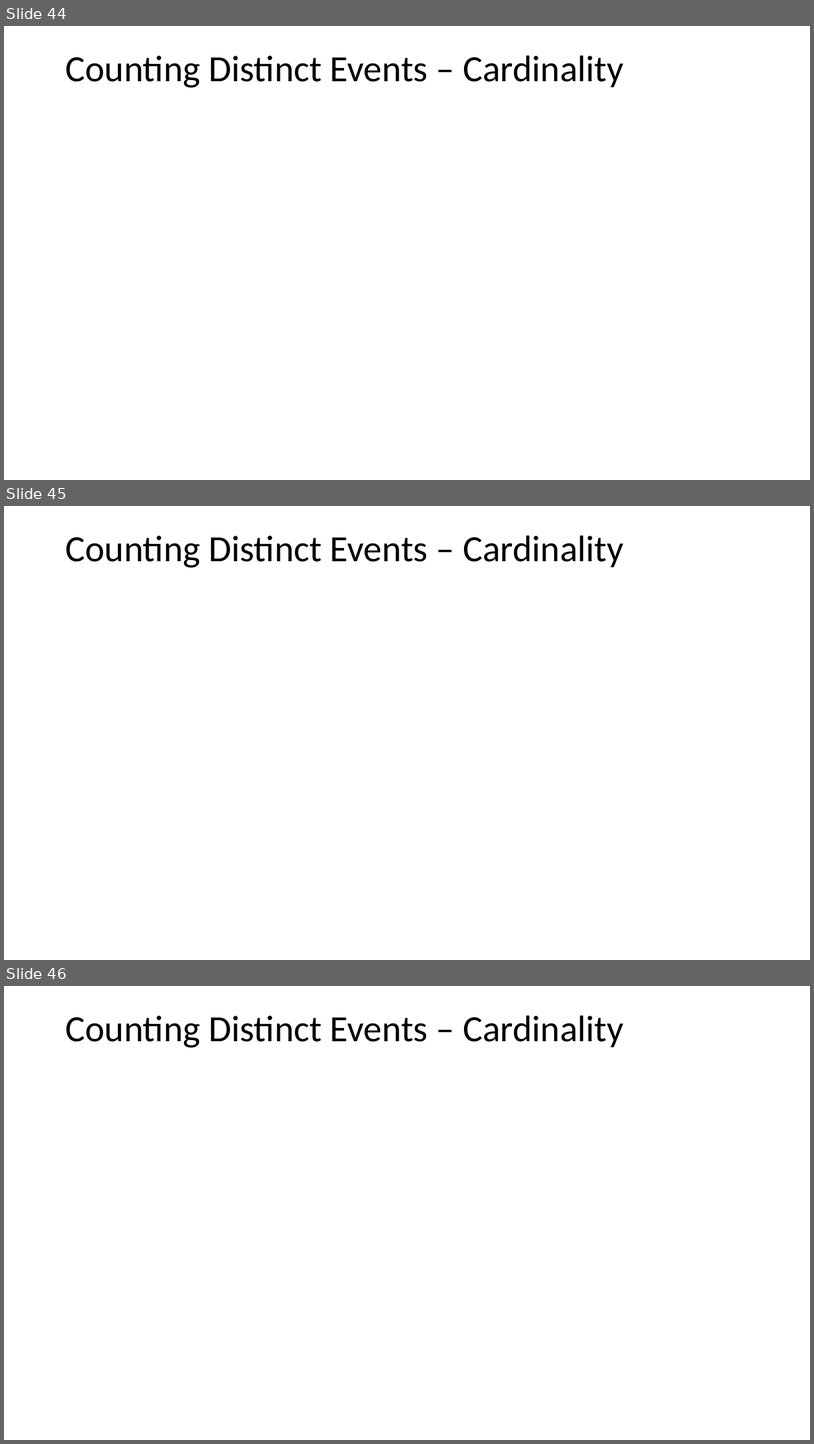
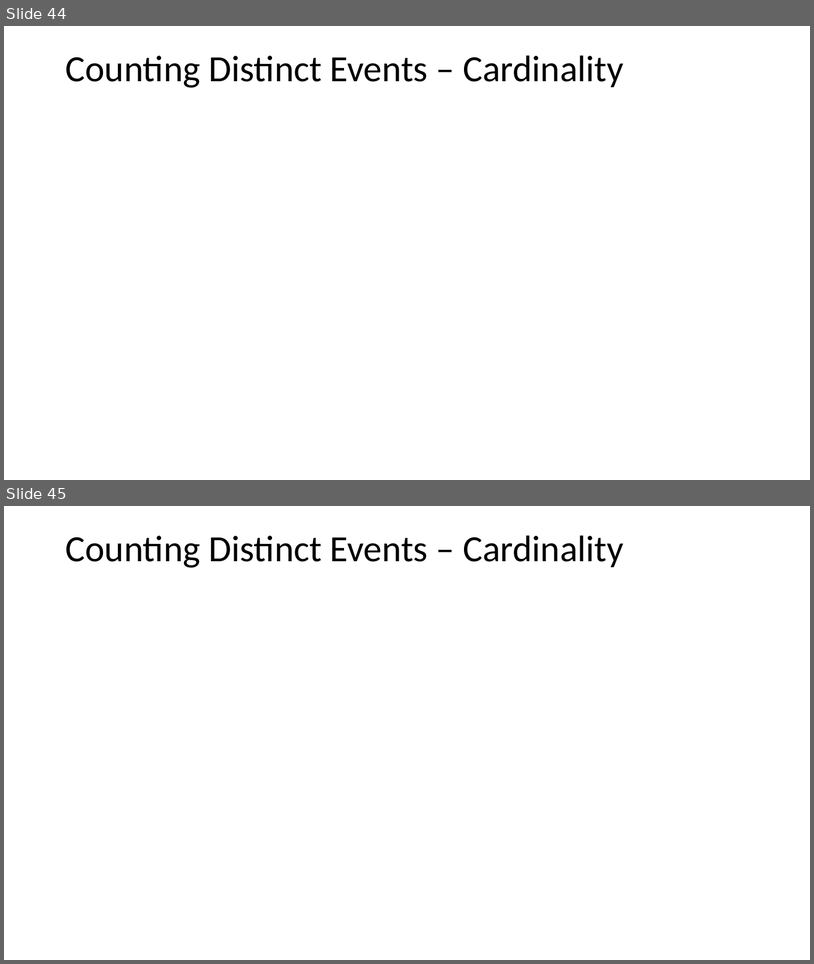
Before and after one commit to StephenElston/CSCI-E-108, a slide deck: slides/3_StreamingAnalytics.pptx. Shown one above the other, each under a label of ours: slides 44, 45 and 46 before the commit, slides 44 and 45 after it. The pictures are 814x1444 and 814x964 pixels, drawn with LibreOffice and Linux fonts; fonts in the diff are those of the drawing; grey boxes stand for pictures. Boxes give left, top, right and bottom in pixels: in the first picture for what was removed or moved away, otherwise in the second. Text is boxed around its words. In the diff, an @@ line names an element or a change of style, - is before the commit and + after.

```diff
--- a/slides/3_StreamingAnalytics.pptx
+++ b/slides/3_StreamingAnalytics.pptx
@@ slide 45 removed at (x1=4, y1=506, x2=810, y2=960), background #FFFFFF @@
@@ text removed at (x1=65, y1=535, x2=624, y2=568) @@
-Counting Distinct Events – Cardinality
@@ what was slide 46 is now slide 45 @@
```
